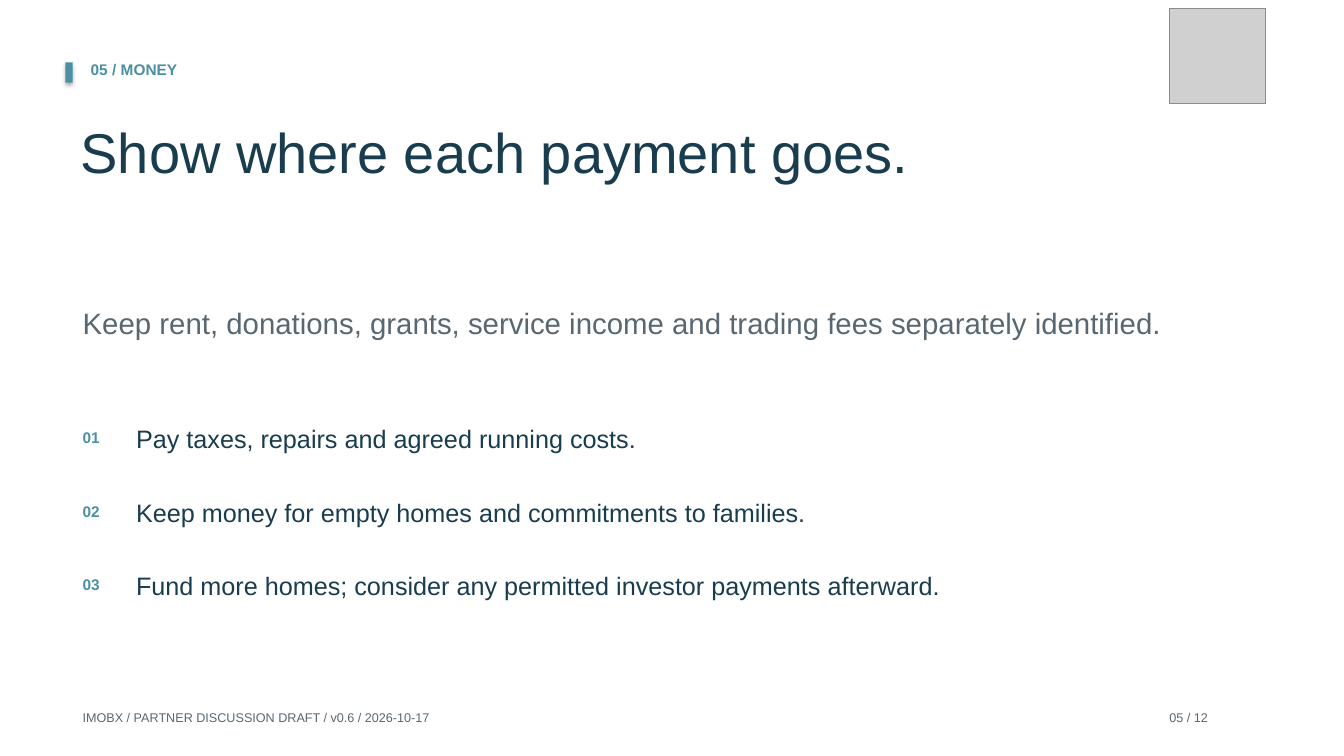
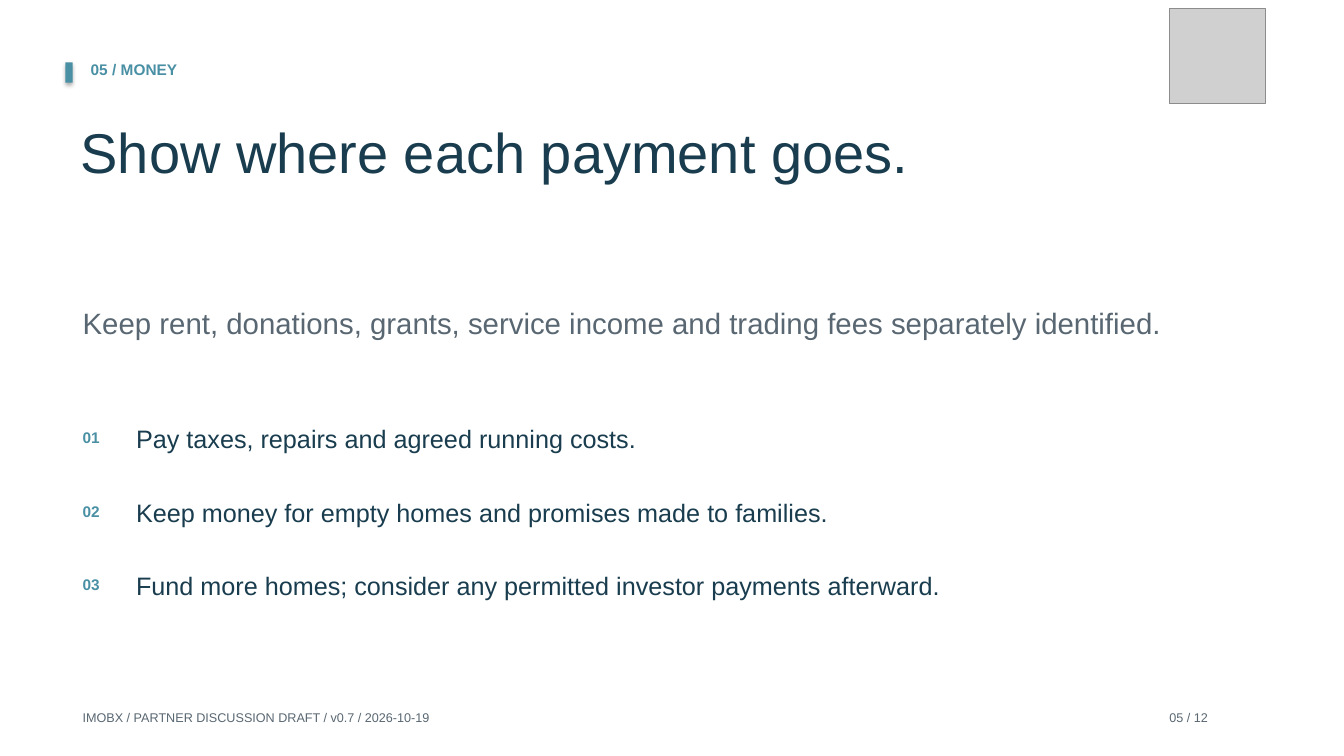
Before and after one commit to Siah-kin/imobx-website, a slide deck: slide 5 of pitchdeck.pptx. Drawn at 1344x756 pixels with LibreOffice and Linux fonts; fonts in the diff are those of the drawing; grey boxes stand for pictures. Boxes give left, top, right and bottom in pixels: in the first picture for what was removed or moved away, otherwise in the second. Text is boxed around its words. In the diff, an @@ line names an element or a change of style, - is before the commit and + after.

```diff
--- a/pitchdeck.pptx
+++ b/pitchdeck.pptx
@@ text at [136,503,827,527]: text changed @@
-Keep money for empty homes and commitments to families.
+Keep money for empty homes and promises made to families.
@@ text at [83,713,429,722]: text changed @@
-IMOBX / PARTNER DISCUSSION DRAFT / v0.6 / 2026-10-17
+IMOBX / PARTNER DISCUSSION DRAFT / v0.7 / 2026-10-19
```
Also in this commit, not shown: 11 other slides changed, 40 other files.
